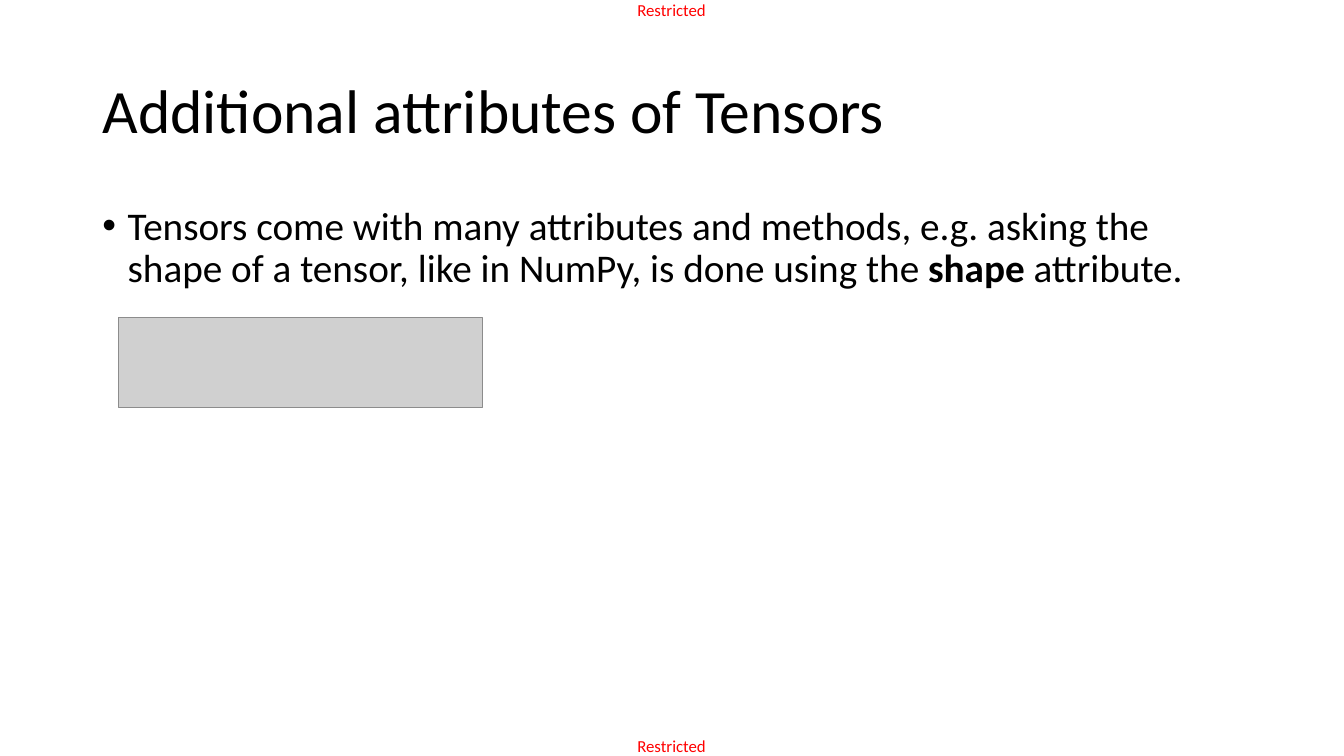
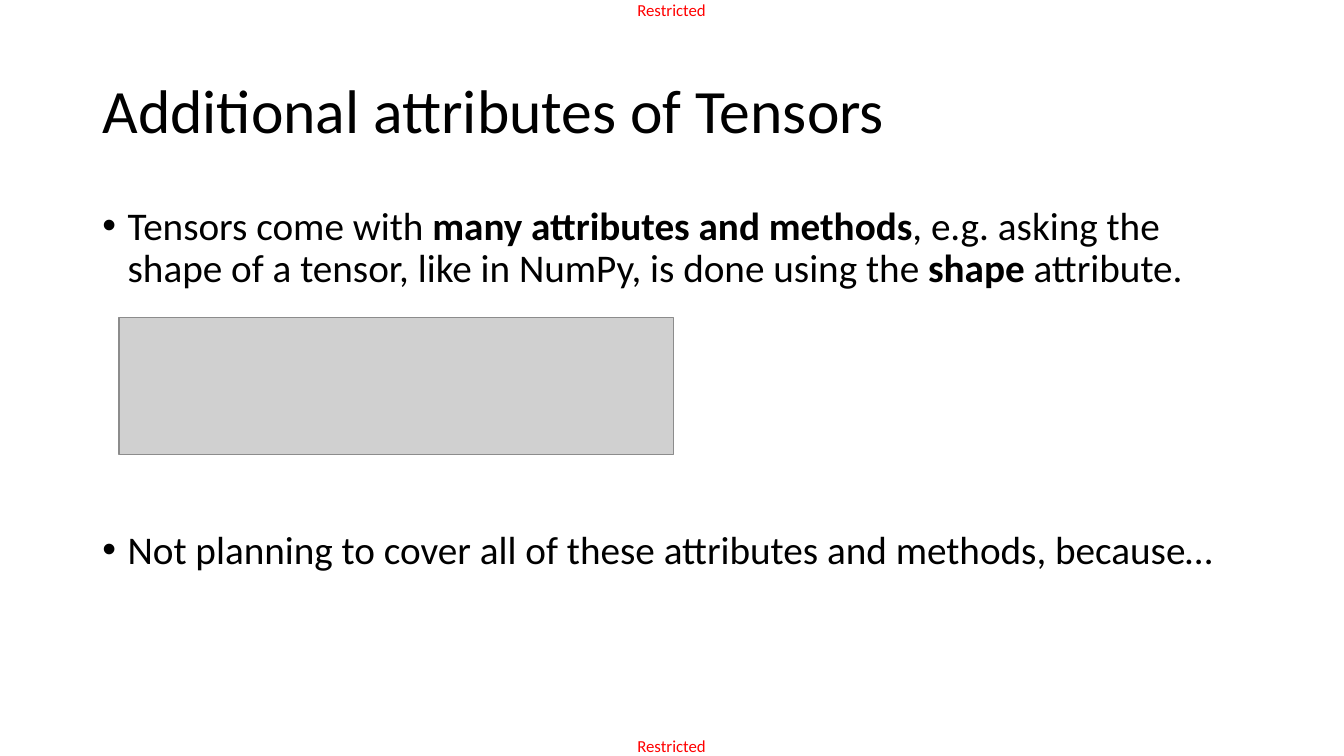
Before and after one commit to matthieudemari/SUTD_DL_50_039, a slide deck: slide 15 of W3/1. W3S1 final/W3S1.pptx. Drawn at 1344x756 pixels with LibreOffice and Linux fonts; fonts in the diff are those of the drawing; grey boxes stand for pictures. Boxes give left, top, right and bottom in pixels: in the first picture for what was removed or moved away, otherwise in the second. Text is boxed around its words. In the diff, an @@ line names an element or a change of style, - is before the commit and + after.

```diff
--- a/W3/1. W3S1 final/W3S1.pptx
+++ b/W3/1. W3S1 final/W3S1.pptx
@@ text at (128,212,1183,289): bold on in "many attributes and methods," @@
@@ picture: place and size @@
-picture at (119,318,482,407)
+picture at (119,318,674,454)
@@ text at (128,536,1212,571): paragraph added @@
+• Not planning to cover all of these attributes and methods, because…
```
Also in this commit, not shown: 9 other slides changed, 10 other files.
